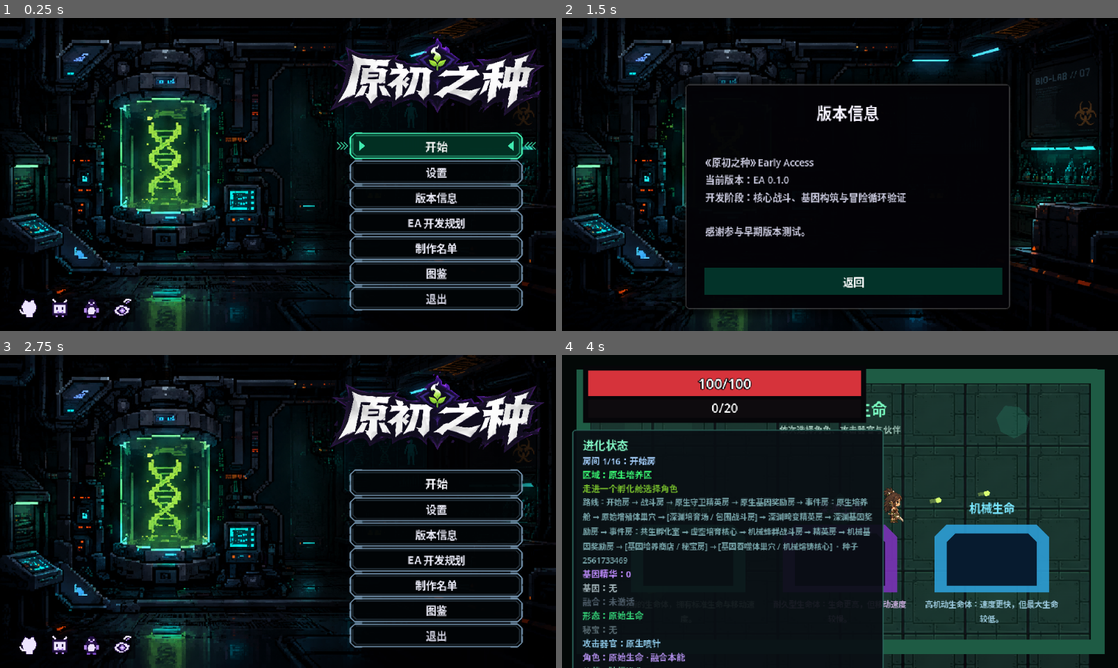
Above: before the commit, frames 1-4 (two rows, left to right).
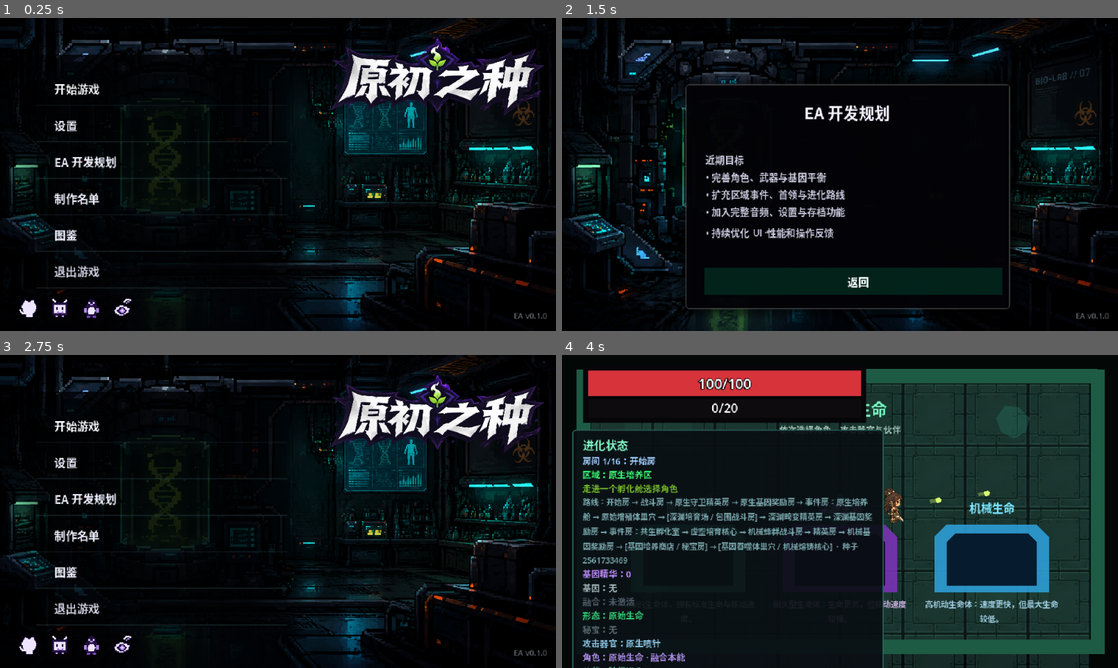
Above: after the commit, the same moments.

Repository: LIJUNCAN1/-Roguelike
Game: Godot game, scene res://scenes/ui/title_screen.tscn
The game is run twice, just before and just after one commit, with the same random seed, the same clock (stepped at 60 frames per second) and the same inputs.
Inputs (mouse positions are in pixels of both pictures, inside the frame that each line leads up to):
- Up to frame 1 (0.25 s): no input
- Up to frame 2 (1.5 s): click (995, 196) at 0.5 s, where only the run before the commit has a clickable "版本信息"; click (723, 161) at 1.25 s, where only the run after the commit has a clickable "EA 开发规划"
- Up to frame 3 (2.75 s): click "返回" at 2 s
- Up to frame 4 (4 s): click "开始" (after the commit: "开始游戏") at 2.75 s; tap Enter (ui_accept) at 3.5, 3.77 s; move the mouse to (962, 495) at 3.52 s; press the mouse at (962, 495) at 3.53 s; hold D (move_right) from 3.53 s (still down)

The runs differ from the first frame. In frame 1, 25% of the frame differs, in the area x 2-99%, y 11-100%; in frame 2, 3.8%; in frame 3, 25%; in frame 4, nothing differs.

Commit message:
feat: simplify title menu hover states

Diff:
--- a/scenes/ui/title_screen.tscn
+++ b/scenes/ui/title_screen.tscn
@@ -32,19 +32,19 @@
 bg_color = Color(0, 0, 0, 0)
 
 [sub_resource type="StyleBoxFlat" id="StyleBoxFlat_button"]
-bg_color = Color(0.005, 0.018, 0.026, 0.86)
-content_margin_left = 12.0
-content_margin_right = 12.0
+bg_color = Color(0.002, 0.012, 0.016, 0.24)
+content_margin_left = 20.0
+content_margin_right = 10.0
 
 [sub_resource type="StyleBoxFlat" id="StyleBoxFlat_button_pressed"]
-bg_color = Color(0.015, 0.24, 0.17, 0.96)
-content_margin_left = 12.0
-content_margin_right = 12.0
+bg_color = Color(0.01, 0.22, 0.145, 0.82)
+content_margin_left = 20.0
+content_margin_right = 10.0
 
 [sub_resource type="StyleBoxFlat" id="StyleBoxFlat_button_hover"]
-bg_color = Color(0.01, 0.2, 0.145, 0.92)
-content_margin_left = 12.0
-content_margin_right = 12.0
+bg_color = Color(0.008, 0.18, 0.12, 0.68)
+content_margin_left = 20.0
+content_margin_right = 10.0
 
 [sub_resource type="StyleBoxFlat" id="StyleBoxFlat_info_panel"]
 bg_color = Color(0.012, 0.01, 0.025, 0.94)
@@ -124,9 +124,9 @@
 [node name="Interface" type="CanvasLayer" parent="." unique_id=24458870]
 
 [node name="MenuBackdrop" type="TextureRect" parent="Interface"]
-offset_left = 344.0
-offset_top = 56.0
-offset_right = 640.0
+offset_left = 0.0
+offset_top = 42.0
+offset_right = 360.0
 offset_bottom = 360.0
 mouse_filter = 2
 texture = SubResource("GradientTexture2D_menu_backdrop")
@@ -165,10 +165,10 @@
 horizontal_alignment = 1
 
 [node name="Menu" type="PanelContainer" parent="Interface" unique_id=1233610578]
-offset_left = 403.0
-offset_top = 124.0
-offset_right = 601.0
-offset_bottom = 344.0
+offset_left = 42.0
+offset_top = 57.0
+offset_right = 330.0
+offset_bottom = 315.0
 theme_override_styles/panel = SubResource("StyleBoxFlat_menu")
 
 [node name="Content" type="VBoxContainer" parent="Interface/Menu" unique_id=1850334910]
@@ -177,7 +177,7 @@
 alignment = 1
 
 [node name="StartButton" type="Button" parent="Interface/Menu/Content" unique_id=1447712269]
-custom_minimum_size = Vector2(0, 30)
+custom_minimum_size = Vector2(0, 40)
 layout_mode = 2
 theme_override_colors/font_color = Color(0.98, 0.98, 1, 1)
 theme_override_colors/font_hover_color = Color(1, 1, 1, 1)
@@ -186,87 +186,79 @@
 theme_override_styles/normal = SubResource("StyleBoxFlat_button")
 theme_override_styles/pressed = SubResource("StyleBoxFlat_button_pressed")
 theme_override_styles/hover = SubResource("StyleBoxFlat_button_hover")
-theme_override_styles/focus = SubResource("StyleBoxFlat_button_hover")
-text = "开始"
+theme_override_styles/focus = SubResource("StyleBoxFlat_button")
+text = "开始游戏"
 script = ExtResource("12_tech_button")
 active_color = Color(0.28, 1, 0.75, 1)
 
 [node name="SettingsButton" type="Button" parent="Interface/Menu/Content" unique_id=1389030782]
-custom_minimum_size = Vector2(0, 27)
+custom_minimum_size = Vector2(0, 40)
 layout_mode = 2
 theme_override_colors/font_color = Color(0.92, 0.92, 0.97, 1)
 theme_override_fonts/font = SubResource("SystemFont_bold")
-theme_override_font_sizes/font_size = 12
-theme_override_styles/normal = SubResource("StyleBoxFlat_button")
-theme_override_styles/pressed = SubResource("StyleBoxFlat_button_pressed")
-theme_override_styles/hover = SubResource("StyleBoxFlat_button_hover")
-theme_override_styles/focus = SubResource("StyleBoxFlat_button_hover")
+theme_override_colors/font_hover_color = Color(1, 1, 1, 1)
+theme_override_font_sizes/font_size = 13
+theme_override_styles/normal = SubResource("StyleBoxFlat_button")
+theme_override_styles/pressed = SubResource("StyleBoxFlat_button_pressed")
+theme_override_styles/hover = SubResource("StyleBoxFlat_button_hover")
+theme_override_styles/focus = SubResource("StyleBoxFlat_button")
 text = "设置"
 script = ExtResource("12_tech_button")
 
-[node name="VersionButton" type="Button" parent="Interface/Menu/Content"]
-custom_minimum_size = Vector2(0, 27)
+[node name="RoadmapButton" type="Button" parent="Interface/Menu/Content"]
+custom_minimum_size = Vector2(0, 40)
 layout_mode = 2
 theme_override_colors/font_color = Color(0.92, 0.92, 0.97, 1)
 theme_override_fonts/font = SubResource("SystemFont_bold")
-theme_override_font_sizes/font_size = 12
-theme_override_styles/normal = SubResource("StyleBoxFlat_button")
-theme_override_styles/pressed = SubResource("StyleBoxFlat_button_pressed")
-theme_override_styles/hover = SubResource("StyleBoxFlat_button_hover")
-theme_override_styles/focus = SubResource("StyleBoxFlat_button_hover")
-text = "版本信息"
-script = ExtResource("12_tech_button")
-
-[node name="RoadmapButton" type="Button" parent="Interface/Menu/Content"]
-custom_minimum_size = Vector2(0, 27)
-layout_mode = 2
-theme_override_colors/font_color = Color(0.92, 0.92, 0.97, 1)
-theme_override_fonts/font = SubResource("SystemFont_bold")
-theme_override_font_sizes/font_size = 12
-theme_override_styles/normal = SubResource("StyleBoxFlat_button")
-theme_override_styles/pressed = SubResource("StyleBoxFlat_button_pressed")
-theme_override_styles/hover = SubResource("StyleBoxFlat_button_hover")
-theme_override_styles/focus = SubResource("StyleBoxFlat_button_hover")
+theme_override_colors/font_hover_color = Color(1, 1, 1, 1)
+theme_override_font_sizes/font_size = 13
+theme_override_styles/normal = SubResource("StyleBoxFlat_button")
+theme_override_styles/pressed = SubResource("StyleBoxFlat_button_pressed")
+theme_override_styles/hover = SubResource("StyleBoxFlat_button_hover")
+theme_override_styles/focus = SubResource("StyleBoxFlat_button")
 text = "EA 开发规划"
 script = ExtResource("12_tech_button")
 
 [node name="CreditsButton" type="Button" parent="Interface/Menu/Content"]
-custom_minimum_size = Vector2(0, 27)
+custom_minimum_size = Vector2(0, 40)
 layout_mode = 2
 theme_override_colors/font_color = Color(0.92, 0.92, 0.97, 1)
 theme_override_fonts/font = SubResource("SystemFont_bold")
-theme_override_font_sizes/font_size = 12
-theme_override_styles/normal = SubResource("StyleBoxFlat_button")
-theme_override_styles/pressed = SubResource("StyleBoxFlat_button_pressed")
-theme_override_styles/hover = SubResource("StyleBoxFlat_button_hover")
-theme_override_styles/focus = SubResource("StyleBoxFlat_button_hover")
+theme_override_colors/font_hover_color = Color(1, 1, 1, 1)
+theme_override_font_sizes/font_size = 13
+theme_override_styles/normal = SubResource("StyleBoxFlat_button")
+theme_override_styles/pressed = SubResource("StyleBoxFlat_button_pressed")
+theme_override_styles/hover = SubResource("StyleBoxFlat_button_hover")
+theme_override_styles/focus = SubResource("StyleBoxFlat_button")
 text = "制作名单"
 script = ExtResource("12_tech_button")
 
 [node name="CodexButton" type="Button" parent="Interface/Menu/Content" unique_id=1717962536]
-custom_minimum_size = Vector2(0, 27)
+custom_minimum_size = Vector2(0, 40)
 layout_mode = 2
 theme_override_colors/font_color = Color(0.92, 0.92, 0.97, 1)
 theme_override_fonts/font = SubResource("SystemFont_bold")
-theme_override_font_sizes/font_size = 12
-theme_override_styles/normal = SubResource("StyleBoxFlat_button")
-theme_override_styles/pressed = SubResource("StyleBoxFlat_button_pressed")
-theme_override_styles/hover = SubResource("StyleBoxFlat_button_hover")
-theme_override_styles/focus = SubResource("StyleBoxFlat_button_hover")
+theme_override_colors/font_hover_color = Color(1, 1, 1, 1)
+theme_override_font_sizes/font_size = 13
+theme_override_styles/normal = SubResource("StyleBoxFlat_button")
+theme_override_styles/pressed = SubResource("StyleBoxFlat_button_pressed")
+theme_override_styles/hover = SubResource("StyleBoxFlat_button_hover")
+theme_override_styles/focus = SubResource("StyleBoxFlat_button")
 text = "图鉴"
 script = ExtResource("12_tech_button")
 
 [node name="QuitButton" type="Button" parent="Interface/Menu/Content" unique_id=666523798]
-custom_minimum_size = Vector2(0, 27)
+custom_minimum_size = Vector2(0, 40)
 layout_mode = 2
 theme_override_colors/font_color = Color(0.82, 0.82, 0.88, 1)
 theme_override_fonts/font = SubResource("SystemFont_bold")
-theme_override_font_sizes/font_size = 12
-theme_override_styles/normal = SubResource("StyleBoxFlat_button")
-theme_override_styles/pressed = SubResource("StyleBoxFlat_button_pressed")
-theme_override_styles/hover = SubResource("StyleBoxFlat_button_hover")
-theme_override_styles/focus = SubResource("StyleBoxFlat_button_hover")
-text = "退出"
+theme_override_colors/font_hover_color = Color(1, 1, 1, 1)
+theme_override_font_sizes/font_size = 13
+theme_override_styles/normal = SubResource("StyleBoxFlat_button")
+theme_override_styles/pressed = SubResource("StyleBoxFlat_button_pressed")
+theme_override_styles/hover = SubResource("StyleBoxFlat_button_hover")
+theme_override_styles/focus = SubResource("StyleBoxFlat_button")
+text = "退出游戏"
 script = ExtResource("12_tech_button")
 
 [node name="SocialIcons" type="HBoxContainer" parent="Interface"]
@@ -295,6 +287,17 @@
 layout_mode = 2
 social_name = "微博"
 icon_texture = ExtResource("10_social_weibo")
+
+[node name="VersionLabel" type="Label" parent="Interface"]
+offset_left = 510.0
+offset_top = 336.0
+offset_right = 630.0
+offset_bottom = 354.0
+mouse_filter = 2
+theme_override_colors/font_color = Color(0.5, 0.53, 0.56, 0.72)
+theme_override_font_sizes/font_size = 9
+text = "EA v0.1.0"
+horizontal_alignment = 2
 
 [node name="SettingsPanel" type="PanelContainer" parent="Interface"]
 visible = false
--- a/scripts/ui/tech_menu_button.gd
+++ b/scripts/ui/tech_menu_button.gd
@@ -2,10 +2,11 @@
 extends Button
 
 @export var active_color := Color(0.2, 1.0, 0.72, 1.0)
-@export var idle_color := Color(0.48, 0.61, 0.72, 0.95)
+@export var idle_color := Color(0.23, 0.34, 0.37, 0.35)
 
 
 func _ready() -> void:
+	alignment = HORIZONTAL_ALIGNMENT_LEFT
 	mouse_entered.connect(queue_redraw)
 	mouse_exited.connect(queue_redraw)
 	focus_entered.connect(queue_redraw)
@@ -17,97 +18,51 @@
 
 
 func _draw() -> void:
-	var active := has_focus() or is_hovered() or button_pressed
-	var color := active_color if active else idle_color
+	var active := is_hovered() or button_pressed
 	var width := size.x
 	var height := size.y
-	var chamfer := 5.0
+	draw_line(
+		Vector2(0.0, height - 0.5),
+		Vector2(width, height - 0.5),
+		idle_color,
+		1.0,
+		true
+	)
+	if not active:
+		return
 
-	var outer := PackedVector2Array([
-		Vector2(chamfer, 0.5),
-		Vector2(width - chamfer, 0.5),
-		Vector2(width - 0.5, chamfer),
-		Vector2(width - 0.5, height - chamfer),
-		Vector2(width - chamfer, height - 0.5),
-		Vector2(chamfer, height - 0.5),
-		Vector2(0.5, height - chamfer),
-		Vector2(0.5, chamfer),
-		Vector2(chamfer, 0.5),
-	])
-	draw_polyline(outer, color, 1.15, true)
-
-	var inner_color := Color(color, 0.42 if active else 0.3)
-	var inner := PackedVector2Array([
-		Vector2(chamfer + 2.0, 3.0),
-		Vector2(width - chamfer - 2.0, 3.0),
-		Vector2(width - 3.0, chamfer + 2.0),
-		Vector2(width - 3.0, height - chamfer - 2.0),
-		Vector2(width - chamfer - 2.0, height - 3.0),
-		Vector2(chamfer + 2.0, height - 3.0),
-		Vector2(3.0, height - chamfer - 2.0),
-		Vector2(3.0, chamfer + 2.0),
-	])
-	draw_polyline(inner, inner_color, 1.0, true)
-	_draw_corner_ticks(color)
-
-	if active:
-		_draw_selection_arrows(color)
-
-
-func _draw_corner_ticks(color: Color) -> void:
-	var width := size.x
-	var height := size.y
-	var tick_color := Color(color, 0.78)
-	var segments := [
-		[Vector2(6, 0), Vector2(13, 0)],
-		[Vector2(0, 6), Vector2(0, 12)],
-		[Vector2(width - 13, 0), Vector2(width - 6, 0)],
-		[Vector2(width, 6), Vector2(width, 12)],
-		[Vector2(6, height), Vector2(13, height)],
-		[Vector2(0, height - 12), Vector2(0, height - 6)],
-		[Vector2(width - 13, height), Vector2(width - 6, height)],
-		[Vector2(width, height - 12), Vector2(width, height - 6)],
-	]
-	for segment in segments:
-		draw_line(segment[0], segment[1], tick_color, 1.4, true)
-
-
-func _draw_selection_arrows(color: Color) -> void:
-	var center_y := size.y * 0.5
-	var left_triangle := PackedVector2Array([
-		Vector2(10, center_y - 6),
-		Vector2(17, center_y),
-		Vector2(10, center_y + 6),
-	])
-	var right_triangle := PackedVector2Array([
-		Vector2(size.x - 10, center_y - 6),
-		Vector2(size.x - 17, center_y),
-		Vector2(size.x - 10, center_y + 6),
-	])
-	draw_colored_polygon(left_triangle, Color(color, 0.9))
-	draw_colored_polygon(right_triangle, Color(color, 0.9))
-
-	for offset_value in [0.0, 4.0, 8.0]:
-		var offset := float(offset_value)
-		var left_x: float = -7.0 - offset
-		var right_x: float = size.x + 7.0 + offset
-		draw_polyline(
-			PackedVector2Array([
-				Vector2(left_x, center_y - 4),
-				Vector2(left_x + 4, center_y),
-				Vector2(left_x, center_y + 4),
-			]),
-			Color(color, 0.78),
+	var glow := Color(active_color, 0.22)
+	for offset in [3.0, 2.0, 1.0]:
+		draw_line(
+			Vector2(0.0, offset),
+			Vector2(width, offset),
+			glow,
 			1.0,
 			true
 		)
-		draw_polyline(
-			PackedVector2Array([
-				Vector2(right_x, center_y - 4),
-				Vector2(right_x - 4, center_y),
-				Vector2(right_x, center_y + 4),
-			]),
-			Color(color, 0.78),
+		draw_line(
+			Vector2(0.0, height - offset),
+			Vector2(width, height - offset),
+			glow,
 			1.0,
 			true
 		)
+
+	draw_line(Vector2(0, 0.5), Vector2(width, 0.5), active_color, 1.1, true)
+	draw_line(
+		Vector2(0, height - 0.5),
+		Vector2(width, height - 0.5),
+		active_color,
+		1.1,
+		true
+	)
+	draw_line(Vector2(0.5, 0), Vector2(0.5, height), active_color, 1.1, true)
+
+	var center_y := height * 0.5
+	var diamond := PackedVector2Array([
+		Vector2(-3.0, center_y),
+		Vector2(0.5, center_y - 5.0),
+		Vector2(4.0, center_y),
+		Vector2(0.5, center_y + 5.0),
+	])
+	draw_colored_polygon(diamond, Color(active_color, 0.82))
--- a/scripts/ui/title_screen.gd
+++ b/scripts/ui/title_screen.gd
@@ -9,6 +9,7 @@
 const DISPLAY_MODE_WINDOWED := 0
 const DISPLAY_MODE_FULLSCREEN := 1
 const DISPLAY_MODE_BORDERLESS := 2
+const CURRENT_VERSION := "EA v0.1.0"
 const DISPLAY_RESOLUTIONS := [
 	Vector2i(1280, 720),
 	Vector2i(1600, 900),
@@ -18,7 +19,6 @@
 
 @onready var start_button: Button = $Interface/Menu/Content/StartButton
 @onready var settings_button: Button = $Interface/Menu/Content/SettingsButton
-@onready var version_button: Button = $Interface/Menu/Content/VersionButton
 @onready var roadmap_button: Button = $Interface/Menu/Content/RoadmapButton
 @onready var credits_button: Button = $Interface/Menu/Content/CreditsButton
 @onready var codex_button: Button = $Interface/Menu/Content/CodexButton
@@ -31,6 +31,7 @@
 @onready var menu_backdrop: Control = $Interface/MenuBackdrop
 @onready var title_image: Control = $Interface/TitleImage
 @onready var social_icons: Control = $Interface/SocialIcons
+@onready var version_label: Label = $Interface/VersionLabel
 @onready var meta_panel: Control = $Interface/MetaUpgradePanel
 @onready var codex_panel: Control = $Interface/GeneCodexPanel
 @onready var settings_panel: Control = $Interface/SettingsPanel
@@ -70,7 +71,6 @@
 	setup_display_settings()
 	start_button.pressed.connect(start_game)
 	settings_button.pressed.connect(open_settings)
-	version_button.pressed.connect(open_version_info)
 	roadmap_button.pressed.connect(open_roadmap)
 	credits_button.pressed.connect(open_credits)
 	codex_button.pressed.connect(open_gene_codex)
@@ -82,6 +82,7 @@
 	meta_back_button.pressed.connect(close_submenu)
 	codex_back_button.pressed.connect(close_submenu)
 	close_submenu()
+	version_label.text = CURRENT_VERSION
 	call_deferred("prepare_button_animations")
 	start_button.grab_focus()
 
@@ -90,7 +91,6 @@
 	var buttons: Array[Button] = [
 		start_button,
 		settings_button,
-		version_button,
 		roadmap_button,
 		credits_button,
 		codex_button,
@@ -273,16 +273,6 @@
 	config.save(SETTINGS_PATH)
 
 
-func open_version_info() -> void:
-	open_info(
-		"版本信息",
-		"《原初之种》 Early Access\n"
-		+ "当前版本：EA 0.1.0\n"
-		+ "开发阶段：核心战斗、基因构筑与冒险循环验证\n\n"
-		+ "感谢参与早期版本测试。"
-	)
-
-
 func open_roadmap() -> void:
 	open_info(
 		"EA 开发规划",
--- a/tests/menu_pause_smoke_test.gd
+++ b/tests/menu_pause_smoke_test.gd
@@ -28,7 +28,6 @@
 	var styled_buttons: Array[Button] = [
 		title.start_button,
 		title.settings_button,
-		title.version_button,
 		title.roadmap_button,
 		title.credits_button,
 		title.codex_button,
@@ -39,6 +38,13 @@
 			push_error("A title menu button is missing its tech frame.")
 			quit(1)
 			return
+	if (
+		title.has_node("Interface/Menu/Content/VersionButton")
+		or title.version_label.text != TitleScreen.CURRENT_VERSION
+	):
+		push_error("Version information was not moved to the corner.")
+		quit(1)
+		return
 	if not title.start_button.has_focus():
 		push_error("Start button did not receive the initial highlight.")
 		quit(1)
